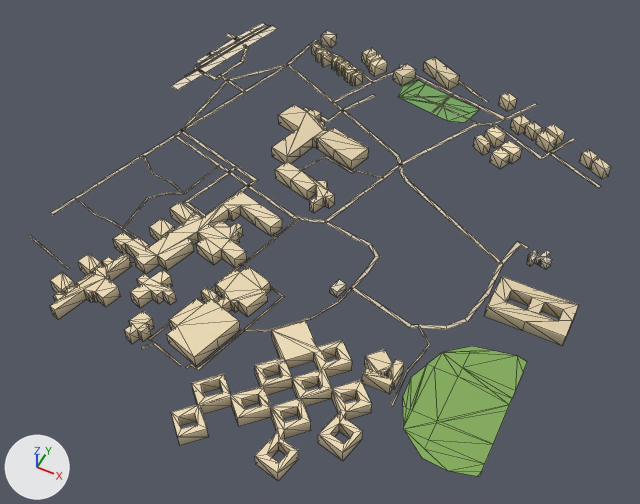
The glTF model public/assets/bengaluru-region-v1/tiles/t2_-19-l0.glb as it was, and as the next commit left it.
Camera for both pictures: a 50 mm camera at (1539.0, -9852.0, 664.0) aimed at (1266.0, -9306.0, -19.0). Arrows for +X, +Y and +Z are at lower left; the lights stay in place. The picture after the commit comes second. Mesh edges are drawn as thin lines.

The first picture shows 'building', 'ground'.
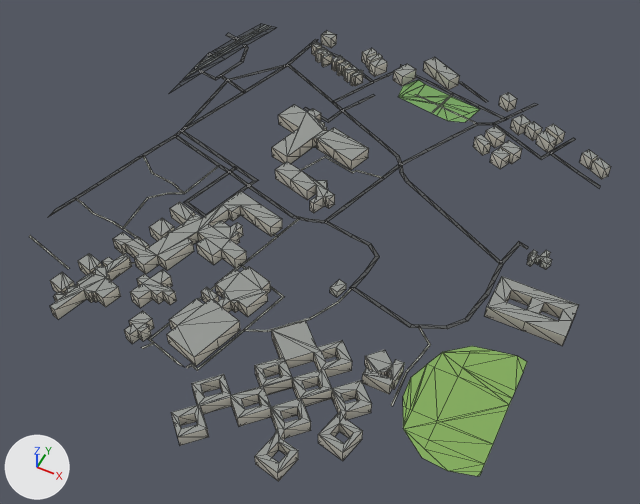
The change, as JSON lines over the scene's bpy script:
```json
{"block": "me_building", "where": "# used by ob_building; location = (1000.0, -9500.0, 0.0)"}
{"op": "remove", "block": "me_building", "code": "me_building.from_pydata(...)  # 980 vertices, 1425 faces; spans x 65.0..524.0, y -68.0..516.0, z 0.0..14.0"}
{"op": "add", "block": "me_building", "code": "me_building.from_pydata(...)  # 980 vertices, 1870 faces; spans x 65.0..524.0, y -68.0..516.0, z 0.0..14.0"}
{"block": "me_building", "change": "me_building part 1: 1425 kept faces spanning x 65.0..524.0, y -68.0..516.0, z 0.0..14.0 get new vertex colours; the middle colour goes from beige #dccba9 to light grey #c5c2b6"}
{"block": "me_ground", "where": "# used by ob_ground; location = (1000.0, -9500.0, 0.0)"}
{"op": "remove", "block": "me_ground", "code": "me_ground.from_pydata(...)  # 562 vertices, 499 faces; spans x -6.0..501.0, y -1.0..502.0, z 1.0"}
{"op": "add", "block": "me_ground", "code": "me_ground.from_pydata(...)  # 568 vertices, 505 faces; spans x 0.0..500.0, y 0.0..500.0, z 1.0"}
{"block": "me_ground", "change": "me_ground part 2: the loose piece of 14 vertices spanning x -6.0..53.0, y 334.0..502.0, z 1.0 is rebuilt with 14 vertices and now spans x 0.0..50.0, y 322.0..500.0, z 1.0"}
{"block": "me_ground", "change": "me_ground part 3: the loose piece of 6 vertices spanning x 180.0..223.0, y -1.0..11.0, z 1.0 is rebuilt with 8 vertices and now spans x 180.0..227.0, y 0.0..11.0, z 1.0"}
{"block": "me_ground", "change": "me_ground part 4: 20 vertices moved from x -2.0..254.0, y 12.0..462.0, z 1.0 to x 0.0..254.0, y 11.0..456.0, z 1.0; 10 vertices removed from x -6.0..231.0, y 4.0..502.0, z 1.0; 14 vertices added at x 0.0..232.0, y 4.0..500.0, z 1.0"}
{"block": "me_ground", "change": "me_ground part 5: 15 vertices moved from x 228.0..451.0, y 277.0..502.0, z 1.0 to x 224.0..450.0, y 276.0..500.0, z 1.0; 5 vertices removed from x 224.0..501.0, y 393.0..499.0, z 1.0; 5 vertices added at x 228.0..500.0, y 393.0..500.0, z 1.0"}
{"block": "me_ground", "change": "me_ground part 6: 389 kept faces spanning x 0.0..459.0, y 2.0..500.0, z 1.0 get new vertex colours; the middle colour goes from beige #d7c9ae to dark grey #535556"}
```

Where the change shows, as pixel boxes (x1, y1, x2, y2) in the pictures (640 x 504 px; the box of a moved part takes in the faces that stretch with it):
```json
{"object": "ground", "change": "reshaped", "before": [29, 23, 601, 476], "after": [29, 23, 600, 476]}
{"part": 1, "of": "me_building", "change": "recoloured", "before": [50, 31, 611, 481], "after": [50, 31, 611, 481], "on screen": "beige to light grey"}
{"part": 2, "of": "me_ground", "change": "rebuilt", "before": [172, 26, 277, 90], "after": [170, 27, 276, 93]}
{"part": 3, "of": "me_ground", "change": "rebuilt", "before": [142, 342, 182, 366], "after": [142, 342, 184, 367]}
{"part": 4, "of": "me_ground", "change": "moved or reshaped", "before": [51, 23, 356, 370], "after": [50, 23, 356, 370]}
{"part": 5, "of": "me_ground", "change": "moved or reshaped", "before": [400, 65, 601, 264], "after": [400, 64, 600, 264]}
{"part": 6, "of": "me_ground", "change": "recoloured", "before": [29, 35, 576, 406], "after": [29, 35, 576, 406]}
```
